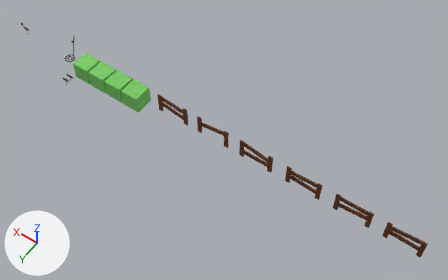
The Blender file models.blend as it was, and as the next commit left it.
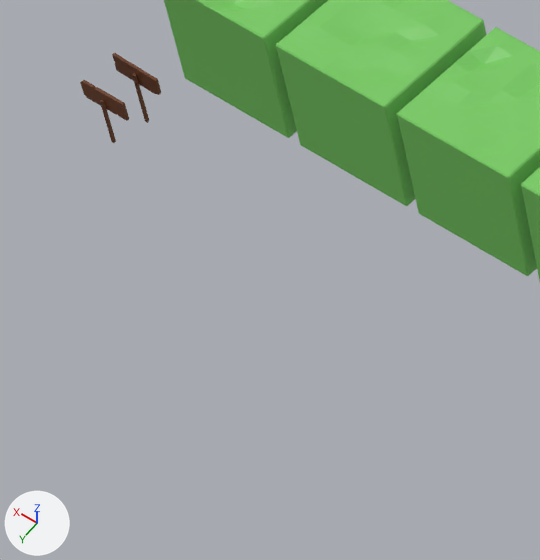
The first picture shows the older version from a 50 mm camera at (-47.3, 29.1, 46.6) aimed at (-26.2, -0.4, 0.3). The close-ups show both versions on the part from 12% to 28% of the width and 24% to 50% of the height of that picture; other places that the commit changed are outside them. Every picture has the same lights, and +X, +Y and +Z are marked at lower left.

Names of what the first close-up shows: 'Floor1', 'Floor2', 'Floor3', 'Floor4', 'Sign 2', 'Sign 3'.
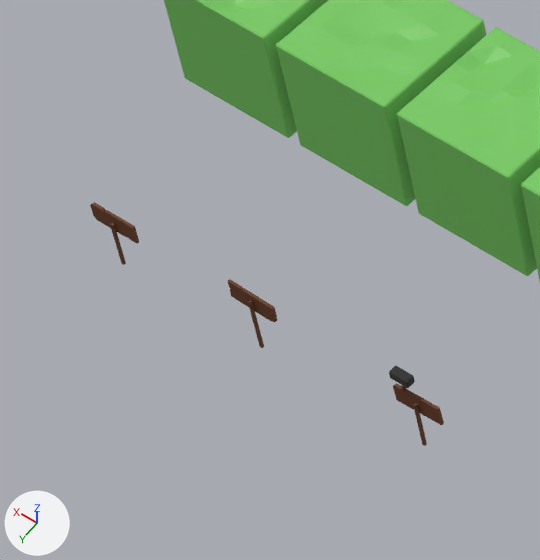
Boxes (x1, y1, x2, y2) around the edits, measured in the close-ups (540 x 560 px):
'Sign 2', moved
    before: (112, 53, 161, 123)
    after: (228, 279, 277, 348)
'Sign 3', moved
    before: (80, 80, 129, 143)
    after: (90, 202, 139, 265)
'Sign 1', moved (not visible before)
    after: (393, 383, 444, 446)
'Hammer', moved (not visible before)
    after: (389, 366, 415, 390)

The change, as a list of edits to the scene's bpy script:
```text
Change ob_sign_1:
    ob_sign_1.location: (0.0, 0.0, 0.0) -> (-15.23, 4.0, -1.0)
Change ob_sign_2:
    ob_sign_2.location: (-8.98, 2.47, 0.0) -> (-12.32, 4.0, -1.0)
Change ob_sign_3:
    ob_sign_3.location: (-8.88, 3.01, 0.0) -> (-9.76, 4.0, -1.0)
Change ob_hammer:
    ob_hammer.location: (0.6, 0.0, 0.95) -> (-15.02, 3.95, -0.16)
```
